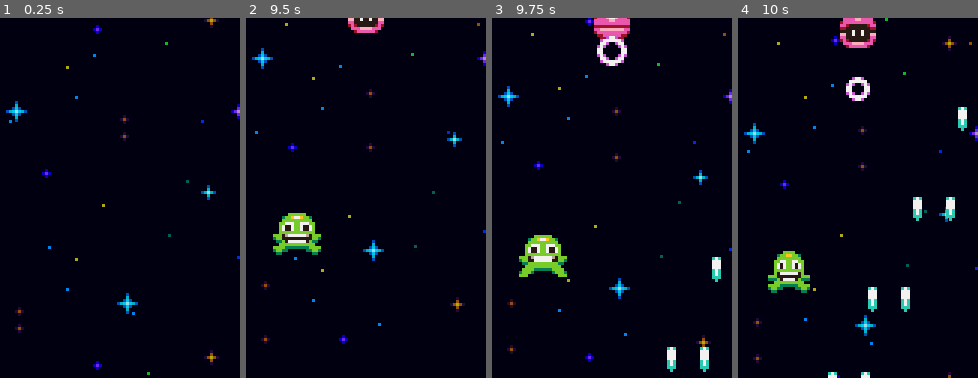
Above: before the commit, frames 1-4 (left to right).
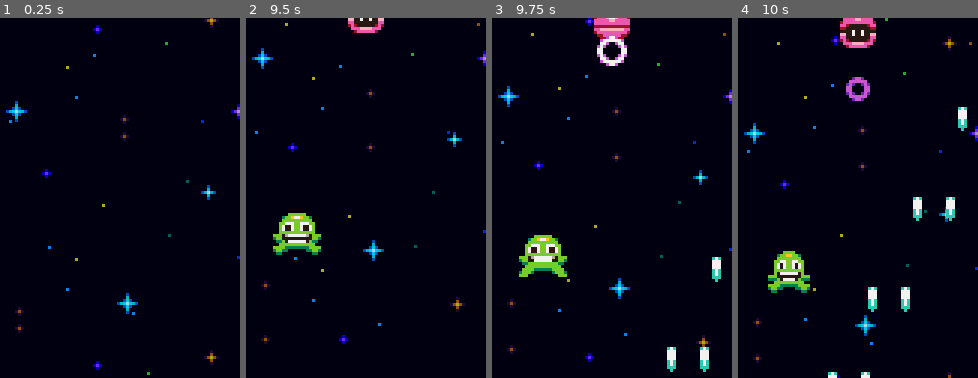
Above: after the commit, the same moments.

Repository: mbn820/galaxy-genesis
Game: Godot game, scene res://scenes/world.tscn
Same seed, same stepped clock (60 frames per second), same inputs: the game is played once before the commit and once after it.
Inputs:
- Up to frame 1 (0.25 s): no input
- Up to frame 2 (9.5 s): hold Right (right) 0.53-1.28 s; hold Down (down) 1.28-2.03 s; hold Right (right) 2.03-2.78 s; hold Up (up) 2.78-3.53 s; hold Left (left) 3.53-5.03 s; hold Down (down) 5.03-5.78 s; hold Right (right) 5.78-6.53 s; hold Up (up) 6.53-7.28 s; hold Right (right) 7.28-8.03 s; hold Down (down) 8.03-8.78 s; hold Left (left) from 8.78 s (still down)
- Up to frame 3 (9.75 s): release Left (left) at 9.53 s; hold Up (up) from 9.53 s (still down)
- Up to frame 4 (10 s): keep holding Up (up)
The pictures show only the part of the screen within x 25-75%, y 0-50%; the shares and areas given below are measured in that part.

Frames 1-3 are identical in both runs. In frame 4, 0.4% of the frame differs, in the area x 45-55%, y 16-24%.

Commit message:
fix bg music not looping

Diff:
--- a/scenes/enemy/enemy_generator.gd
+++ b/scenes/enemy/enemy_generator.gd
@@ -16,6 +16,7 @@
 var spawn_rate_seconds: float = 2.0
 
 func _ready() -> void:
+	randomize()
 	add_child(timer)
 	timer.start(spawn_rate_seconds)
 	timer.timeout.connect(generate_random_enemy)
--- a/scenes/projectiles/pink_projectile.gd
+++ b/scenes/projectiles/pink_projectile.gd
@@ -7,7 +7,10 @@
 func _ready() -> void:
 	hurt_box_component.hitbox_entered.connect(func(hitbox: HitBoxComponent):
 		if hitbox.tag == 'projectile':
-			health -= hitbox.damage
-			if (health <= 0):
-				queue_free()
+			receive_damage(hitbox.damage)
 	)
+
+func receive_damage(damage: float) -> void:
+	health -= damage
+	if (health <= 0):
+		queue_free()
--- a/scenes/projectiles/pink_projectile.tscn
+++ b/scenes/projectiles/pink_projectile.tscn
@@ -54,7 +54,7 @@
 [node name="AnimatedSprite2D" type="AnimatedSprite2D" parent="."]
 sprite_frames = SubResource("SpriteFrames_q46se")
 autoplay = "default"
-frame_progress = 0.142792
+frame_progress = 0.527678
 
 [node name="MoveComponent" type="Node" parent="." node_paths=PackedStringArray("actor")]
 script = ExtResource("2_56vuj")
Not shown, changed: assets/sounds/music.ogg.import
